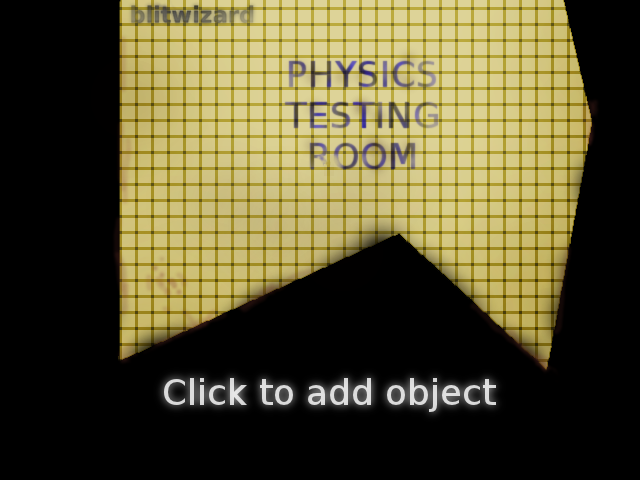
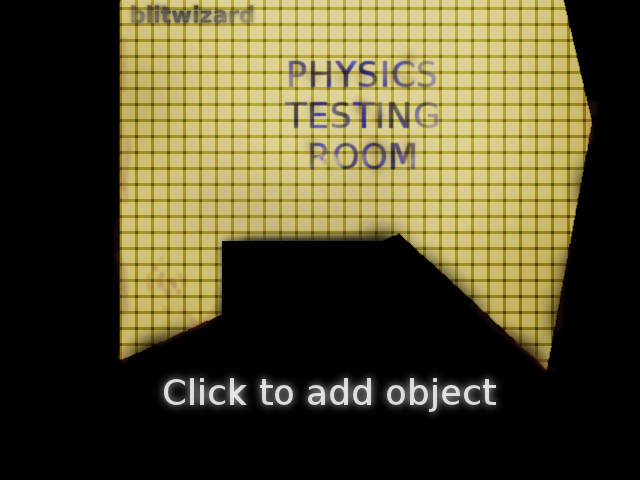
Layered file, before and after one edit (640x480). Changes by layer:
painted on "Background" over [211, 229, 392, 322]
